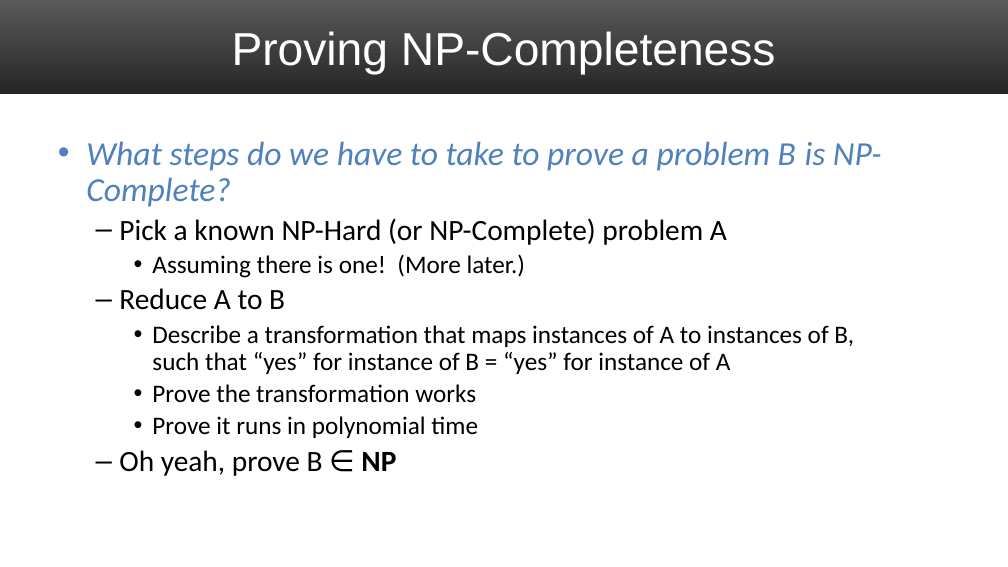
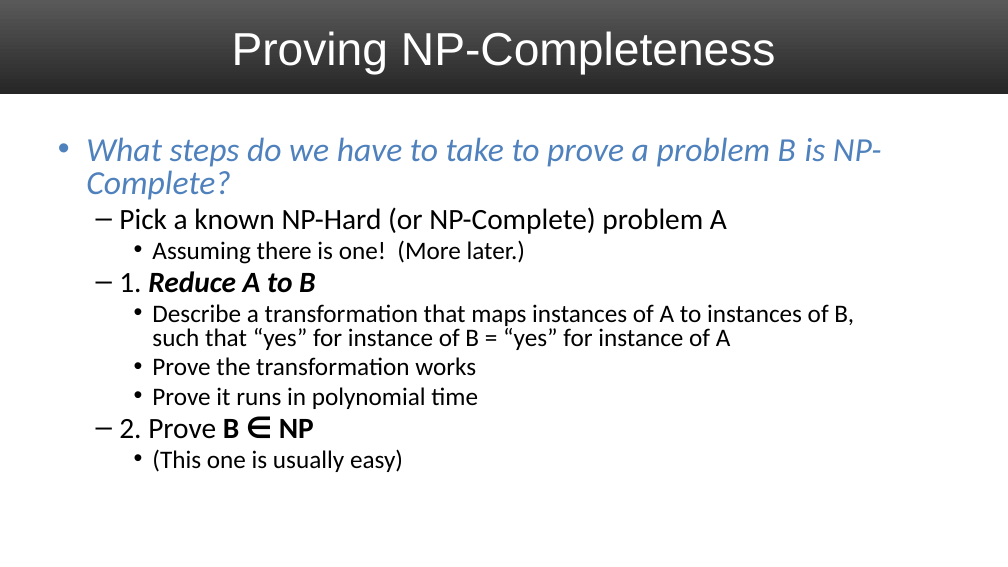
Before and after one commit to markfloryan/dsa2, a slide deck: slide 21 of slides/07-NPCIntro.pptx (slide 22 before the commit). Drawn at 1008x567 pixels with LibreOffice and Linux fonts; fonts in the diff are those of the drawing. Boxes give left, top, right and bottom in pixels: in the first picture for what was removed or moved away, otherwise in the second. Text is boxed around its words. In the diff, an @@ line names an element or a change of style, - is before the commit and + after.

```diff
--- a/slides/07-NPCIntro.pptx
+++ b/slides/07-NPCIntro.pptx
@@ text at (86,137,882,409): line spacing 0.9 to 0.8 @@
@@ text at (119,271,315,293): text changed; bold on; italic on @@
-  – Reduce A to B
+  – 1. Reduce A to B
@@ text at (119,419,403,472): text changed; size 28 to 24 pt @@
-  – Oh yeah, prove B ∈ NP
+  – 2. Prove B ∈ NP
+    • (This one is usually easy)
```
Also in this commit, not shown: 1 other slide changed, 11 slides added, 2 slides removed, 2 other files.
